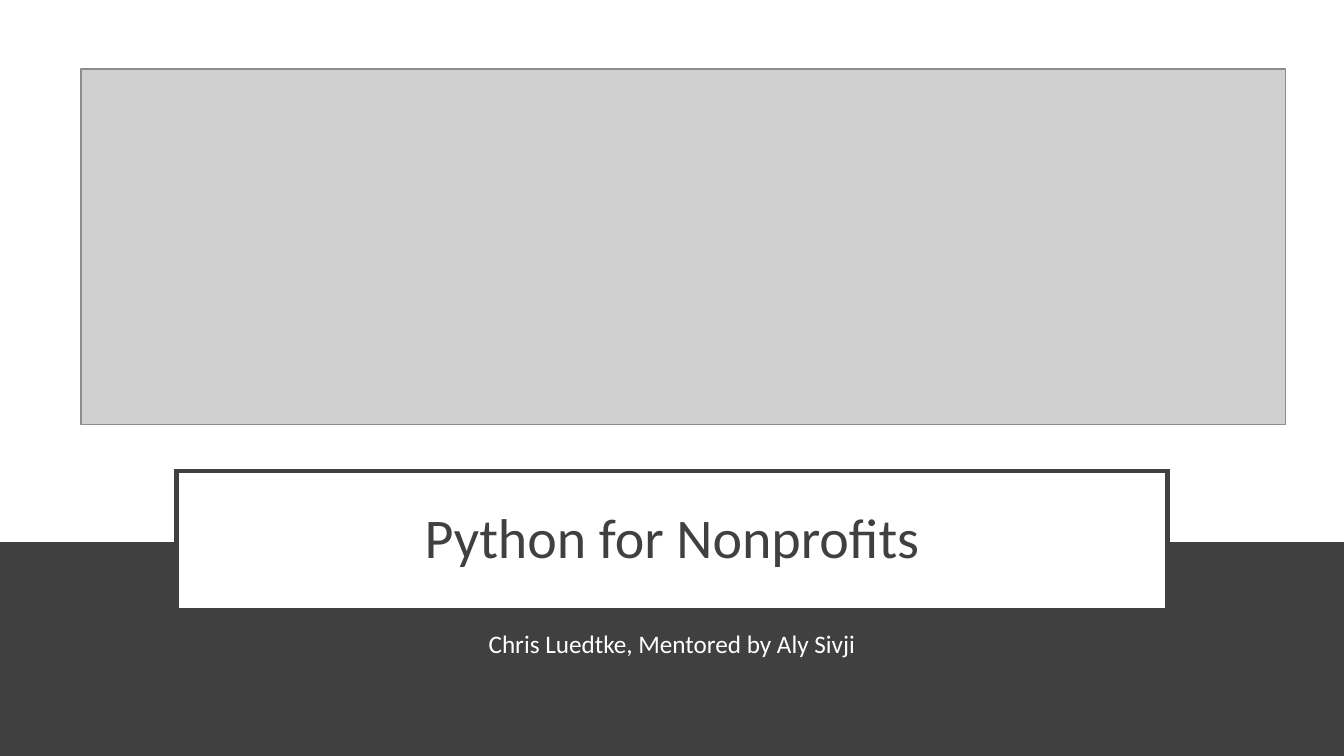
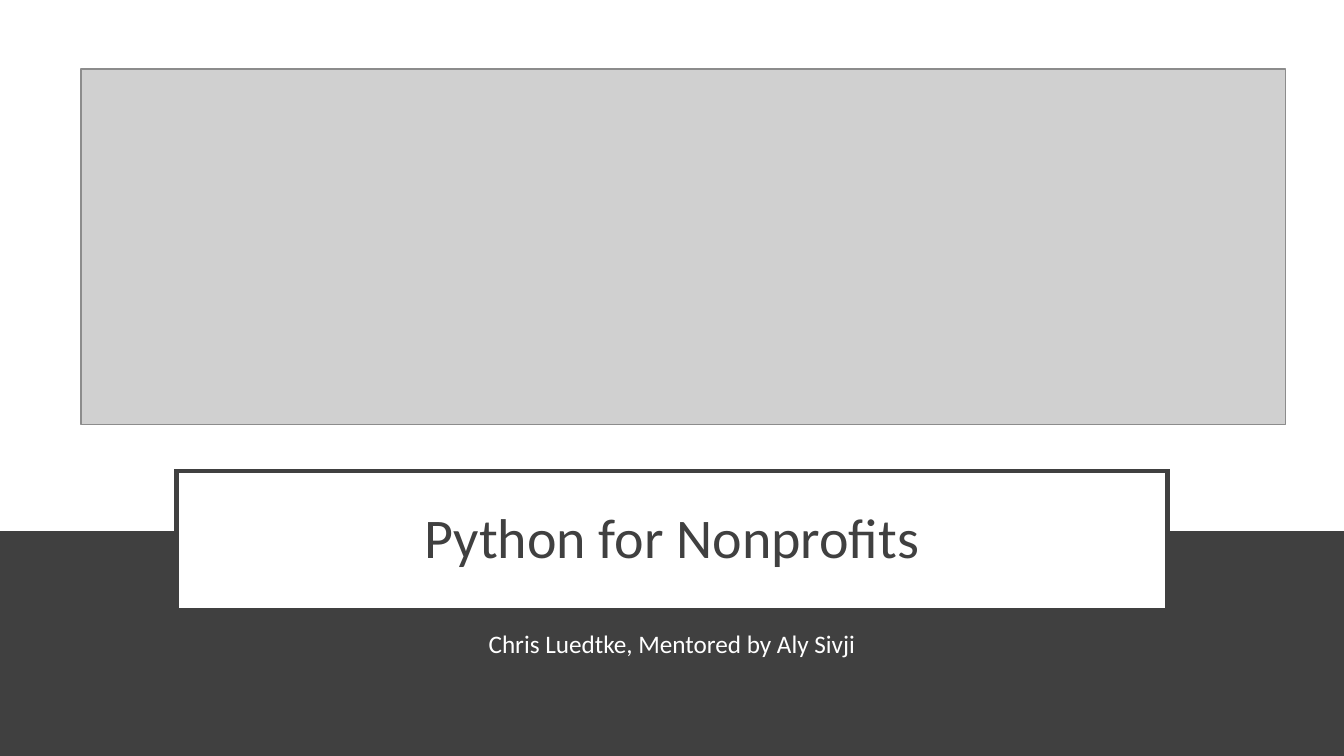
Before and after one commit to chrisluedtke/talks, a slide deck: slide 1 of 2018-06-14-ChiPy/Presentation.pptx. Drawn at 1344x756 pixels with LibreOffice and Linux fonts; fonts in the diff are those of the drawing; grey boxes stand for pictures. Boxes give left, top, right and bottom in pixels: in the first picture for what was removed or moved away, otherwise in the second. Text is boxed around its words. In the diff, an @@ line names an element or a change of style, - is before the commit and + after.

```diff
--- a/2018-06-14-ChiPy/Presentation.pptx
+++ b/2018-06-14-ChiPy/Presentation.pptx
@@ rectangle: place and size @@
-rectangle at (0,542,1344,756)
+rectangle at (0,532,1344,756)
@@ rectangle at (0,532,1344,756): outline none to #404040 1 pt @@
```
Also in this commit, not shown: 1 other slide changed, 6 slides added, 1 other file.
